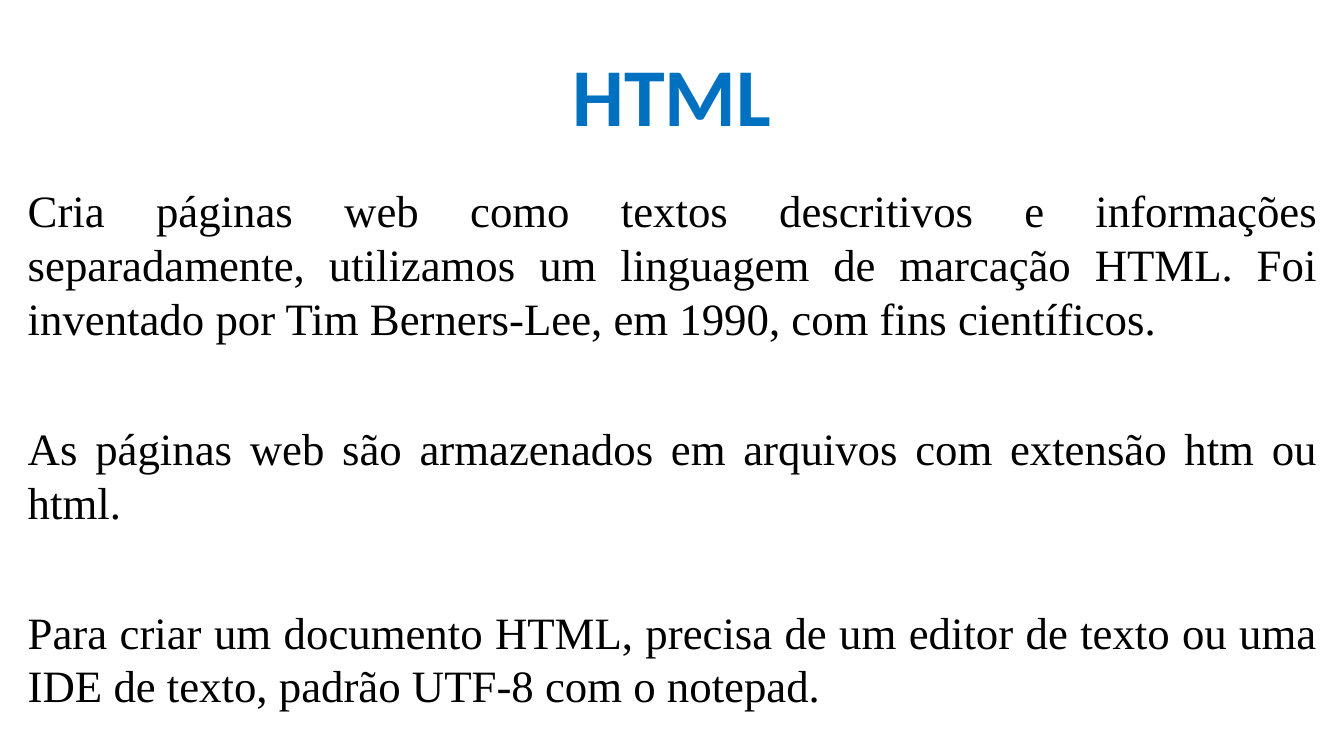
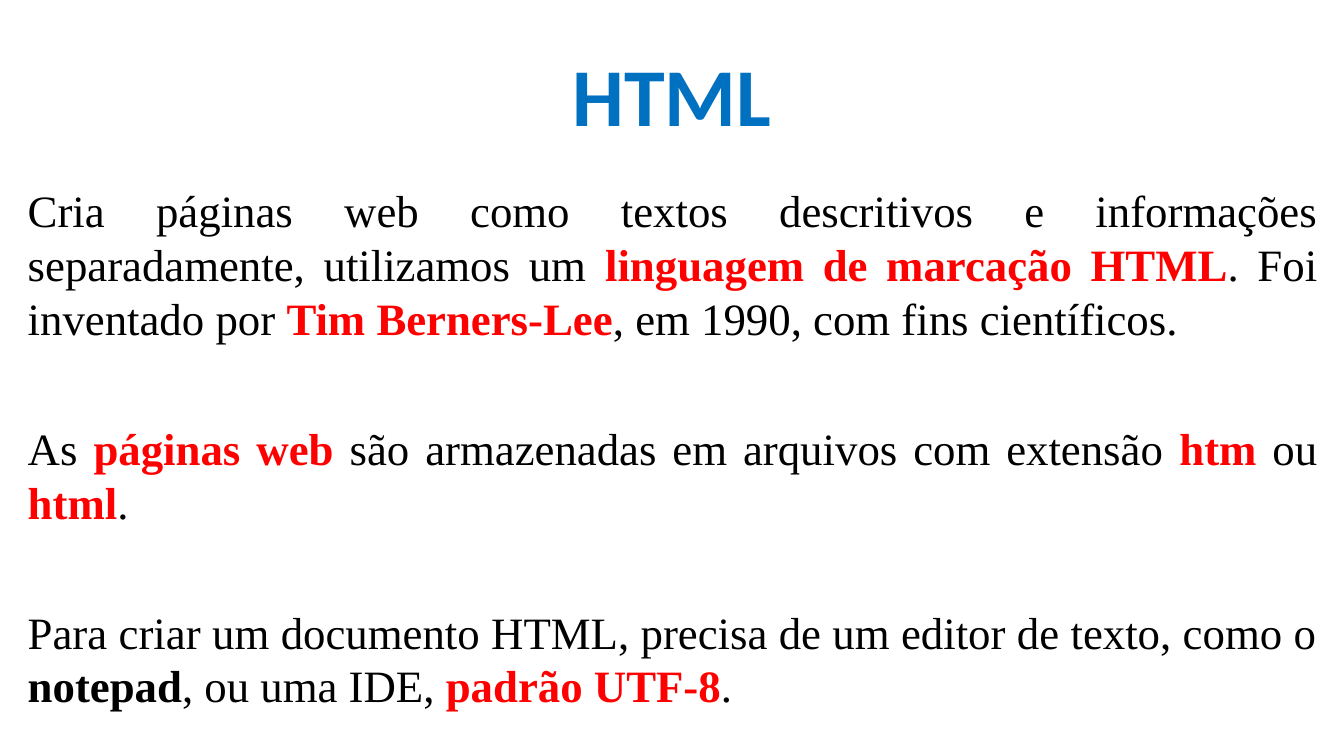
Before and after one commit to CloudEducationBrazil/WydenDesenvolvimentoWebPHP, a slide deck: slide 17 of 01 Classes/Aula 02, 03, 04 Desenvolvimento Web Caracterização - HTML.pptx. Drawn at 1344x756 pixels with LibreOffice and Linux fonts; fonts in the diff are those of the drawing; background and template pictures are left out. Boxes give left, top, right and bottom in pixels: in the first picture for what was removed or moved away, otherwise in the second. Text is boxed around its words. In the diff, an @@ line names an element or a change of style, - is before the commit and + after.

```diff
--- a/01 Classes/Aula 02, 03, 04 Desenvolvimento Web Caracterização - HTML.pptx
+++ b/01 Classes/Aula 02, 03, 04 Desenvolvimento Web Caracterização - HTML.pptx
@@ text at <box>28,195,1317,345</box>: text colour #000000 to #FF0000, bold on in "linguagem de marcação HTML. Tim Berners-Lee," @@
@@ text at <box>28,434,1317,712</box>: text changed @@
-As páginas web são armazenados em arquivos com extensão htm ou html.
-Para criar um documento HTML, precisa de um editor de texto ou uma IDE de texto, padrão UTF-8 com o notepad.
+As páginas web são armazenadas em arquivos com extensão htm ou html.
+Para criar um documento HTML, precisa de um editor de texto, como o notepad, ou uma IDE, padrão UTF-8.
```
Also in this commit, not shown: 52 other slides changed, 1 slide removed, 1 other file.
